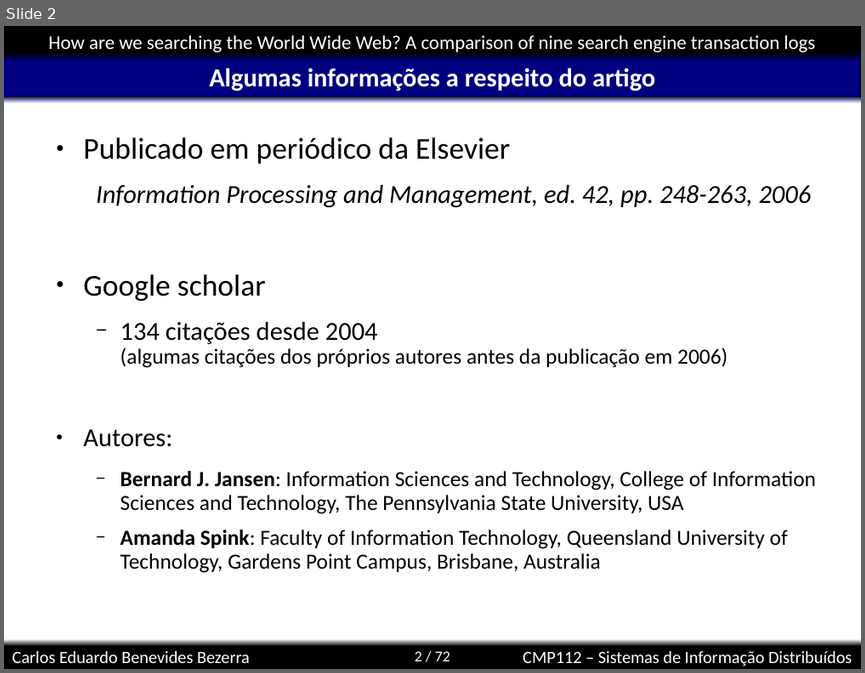
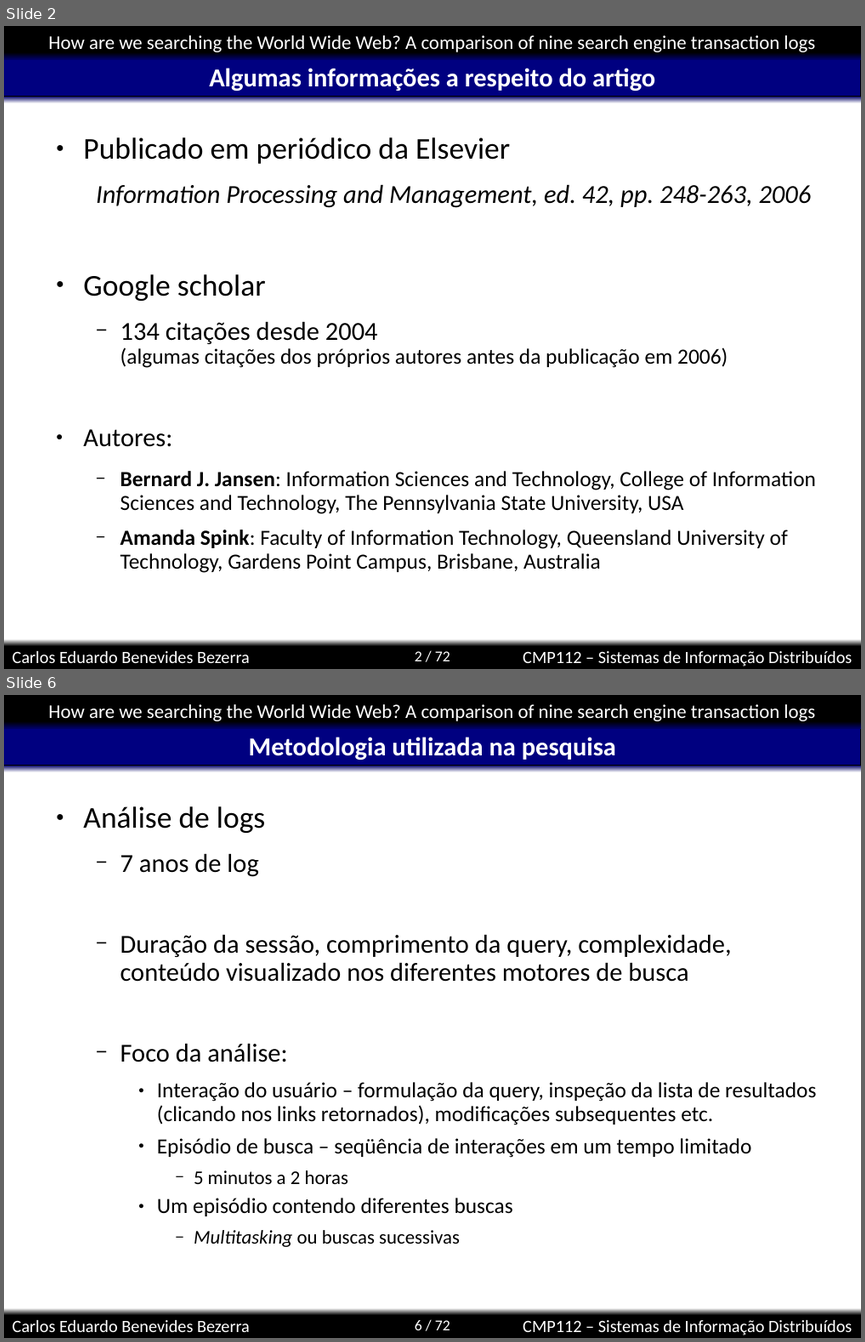
Before and after one commit to kdubezerra/kdubezerra, a slide deck: disciplinas/cmp112/artigohow.ppt. Shown one above the other, each under a label of ours: slide 2 before the commit, slides 2 and 6 after it; the slides between them are not shown. The pictures are 865x673 and 865x1342 pixels, drawn with LibreOffice and Linux fonts; fonts in the diff are those of the drawing; background and template pictures are left out. Boxes give left, top, right and bottom in pixels: in the first picture for what was removed or moved away, otherwise in the second. Text is boxed around its words. In the diff, an @@ line names an element or a change of style, - is before the commit and + after.

```diff
--- a/disciplinas/cmp112/artigohow.ppt
+++ b/disciplinas/cmp112/artigohow.ppt
@@ slide 6 added at box(4, 695, 861, 1338), background #FFFFFF; not listed: 8 template elements that a slide beside it also shows @@
@@ title added at box(249, 737, 616, 760), 24 pt, text #FFFFFF, bold @@
+Metodologia utilizada na pesquisa
@@ text added at box(83, 806, 816, 1247), 20 pt, text #000000 @@
+● Análise de logs
+  − 7 anos de log
+  − Duração da sessão, comprimento da query, complexidade, conteúdo visualizado nos diferentes motores de busca
+  − Foco da análise:
+    ● Interação do usuário – formulação da query, inspeção da lista de resultados (clicando nos links retornados), modificações subsequentes etc.
+    ● Episódio de busca – seqüência de interações em um tempo limitado
+      − 5 minutos a 2 horas
+    ● Um episódio contendo diferentes buscas
+      − Multitasking ou buscas sucessivas
```
Also in this commit, not shown: 1 slide changed, 6 other slides added.
